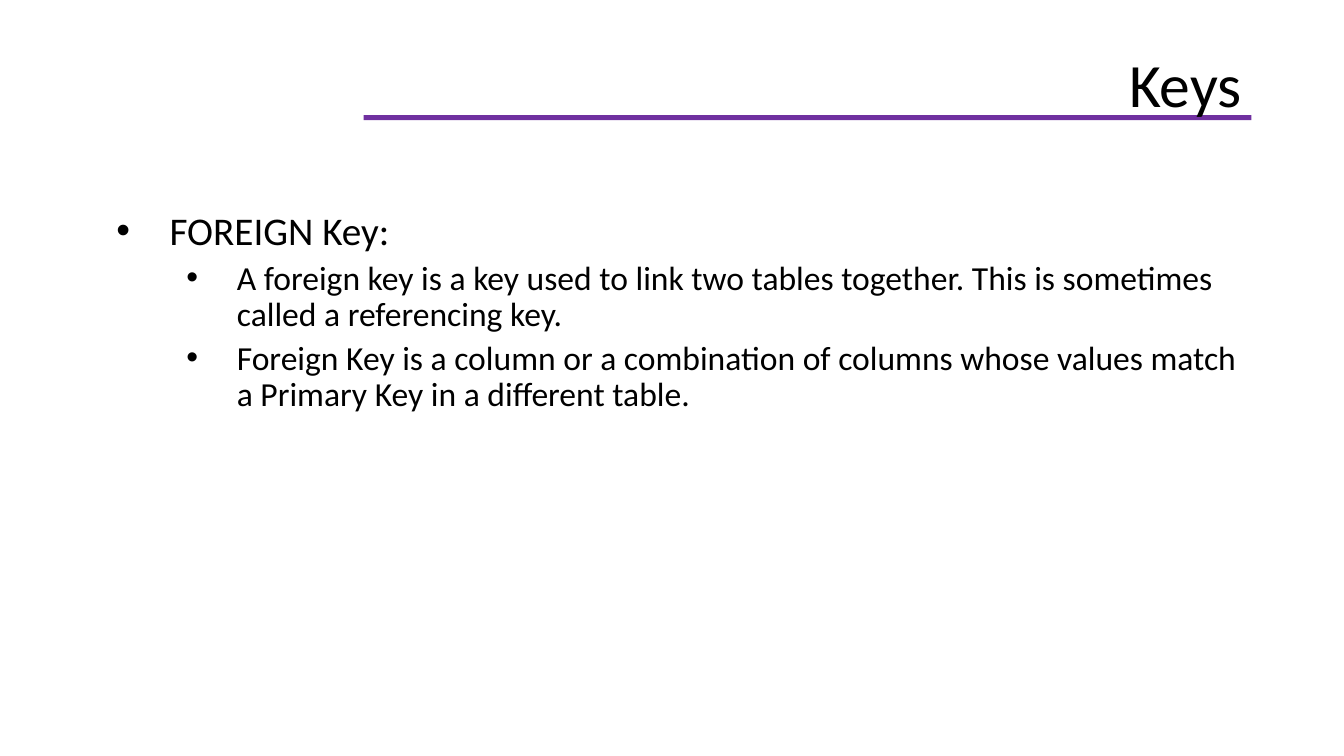
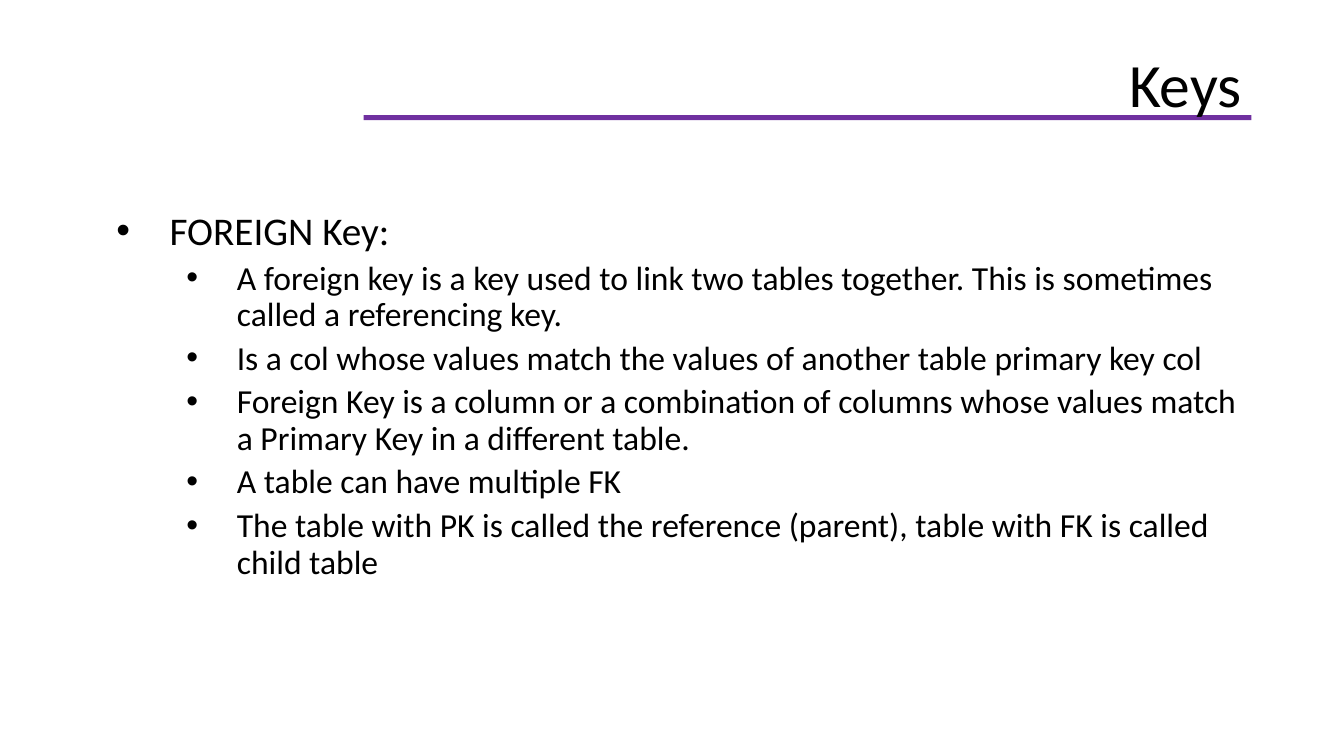
Before and after one commit to helenhash/database-training, a slide deck: slide 17 of database.pptx (slide 24 before the commit). Drawn at 1344x756 pixels with LibreOffice and Linux fonts; fonts in the diff are those of the drawing; background and template pictures are left out. Boxes give left, top, right and bottom in pixels: in the first picture for what was removed or moved away, otherwise in the second. Text is boxed around its words. In the diff, an @@ line names an element or a change of style, - is before the commit and + after.

```diff
--- a/database.pptx
+++ b/database.pptx
@@ text at (x1=237, y1=346, x2=1202, y2=376): paragraph added @@
+  • Is a col whose values match the values of another table primary key col
@@ text at (x1=237, y1=469, x2=1209, y2=575): paragraphs added @@
+  • A table can have multiple FK
+  • The table with PK is called the reference (parent), table with FK is called child table
```
Also in this commit, not shown: 6 other slides changed, 12 slides added, 9 other files.
